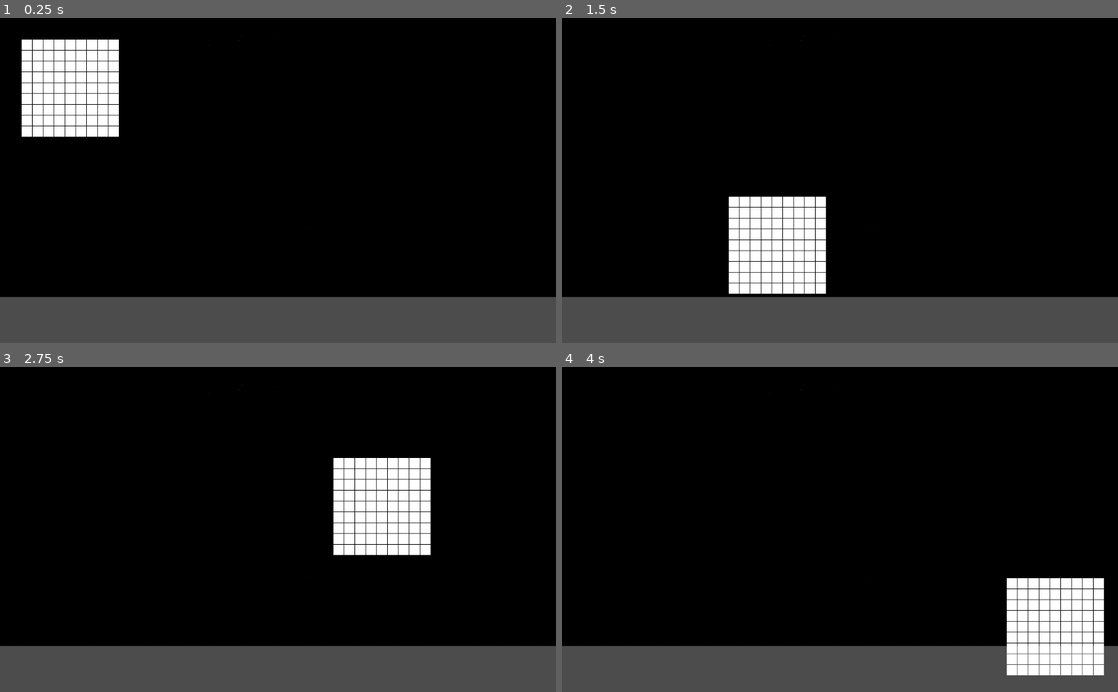
Above: before the commit, frames 1-4 (two rows, left to right).
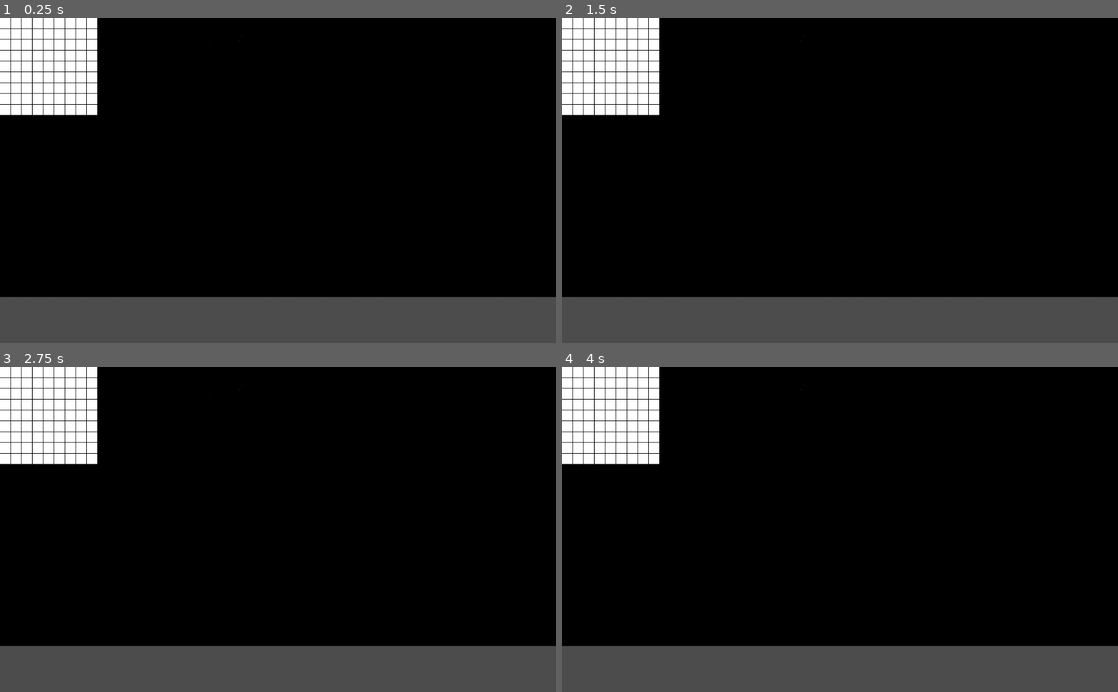
Above: after the commit, the same moments.

Repository: tartempion-sdr/chromino-V2
Game: Godot game, scene res://Node2D.tscn
The game is run twice, just before and just after one commit, with the same random seed, the same clock (stepped at 60 frames per second) and the same inputs.
Inputs (mouse positions are in pixels of both pictures, inside the frame that each line leads up to):
- Up to frame 1 (0.25 s): no input
- Up to frame 2 (1.5 s): tap Enter at 0.5 s; move the mouse to (962, 164) at 0.52 s; click (962, 164) at 0.67 s; tap Space at 1.25 s; move the mouse to (728, 196) at 1.27 s; click (728, 196) at 1.42 s
- Up to frame 3 (2.75 s): tap Enter at 2 s; move the mouse to (333, 458) at 2.02 s; click (333, 458) at 2.17 s
- Up to frame 4 (4 s): tap Space at 2.75 s; move the mouse to (812, 594) at 2.77 s; click (812, 594) at 2.92 s; tap Enter at 3.5 s; move the mouse to (1006, 578) at 3.52 s; click (1006, 578) at 3.67 s

The runs differ from the first frame. In frame 1, 4.1% of the frame differs, in the area x 0-22%, y 0-37%; in frame 2, 10%, in the area x 0-48%, y 0-85%; in frame 3, 10%; in frame 4, 10%.

Commit message:
zoom scroll deplace bug clignote

Diff:
--- a/Node2D.gd
+++ b/Node2D.gd
@@ -2,8 +2,11 @@
 var ecart = 20
 var taille = 1
 var scene = preload("res://Area2D.tscn")
-var x = 40
-var y = 40
+
+
+
+var x = 0
+var y = 0
 
 var num = 2
 
@@ -29,20 +32,34 @@
 		x -= retour
 		retour = 0
 		y += 20
-	x = 40
-	y = 40
+	x = 0
+	y = 0
 
 func souris_pos_plateau():
 	var mouse_position = get_viewport().get_mouse_position()
-	var x = mouse_position.x
-	var y = mouse_position.y
+	var child_x = get_child(2).position.x
+	var child_y = get_child(2).position.y
+	var plateau_x = int()
+	var plateau_y = int()
+	plateau_x = mouse_position.x - (mouse_position.x - child_x )
+	x = mouse_position.x - plateau_x
+
+	plateau_y =   mouse_position.y - (mouse_position.y - child_y )
+	y = mouse_position.y - plateau_y
+	print("child x = " + str(child_x))
+	print("x = " + str(x))
+	print("plateau_x = " + str(plateau_x))
+	print("y = " + str(y))
+	print("plateau_y = " + str(plateau_y))
 
 	for n in range(9):
-		y = y + (n * (20 * taille))
+
+		x = x  + (20 * taille)
 
 		for i in range(9):
 
-			x = x + (i * (20 * taille))
+			y = y  + (20 * taille)
+
 
 			# Utiliser un index pour accéder à chaque enfant individuellement
 			var child = get_child(num)
@@ -53,8 +70,8 @@
 				child.scale.y = taille
 				child.position = Vector2(x, y)
 				num += 1
-			x = mouse_position.x
-		y = mouse_position.y
+		y = mouse_position.y - plateau_y
+
 	num = 2
 
 
@@ -85,3 +102,6 @@
 			print("Défilement vers le bas")
 			taille += 0.1
 			souris_pos_plateau()
+
+		elif event.button_index ==  BUTTON_LEFT:
+			pass
